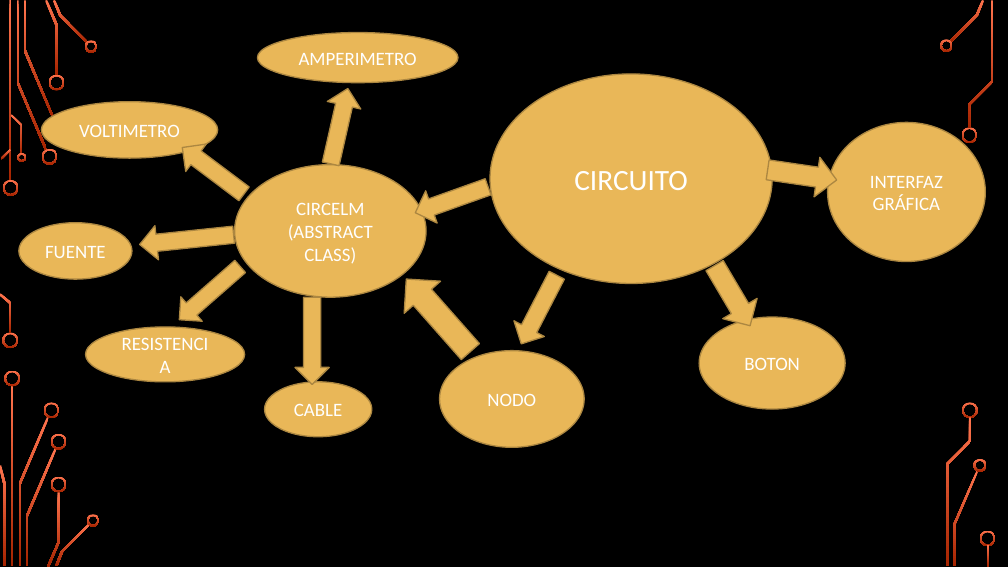
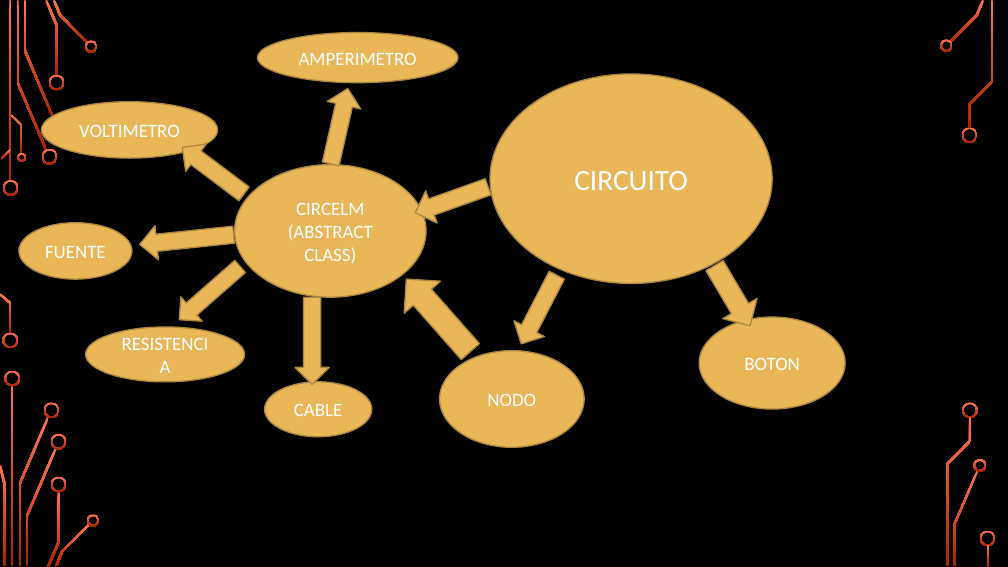
Before and after one commit to tvcastillod/Simulador-de-Circuitos, a slide deck: slide 19 of Circuito/Simulador de circuitos.pptx. Drawn at 1008x567 pixels with LibreOffice and Linux fonts; fonts in the diff are those of the drawing; background and template pictures are left out. Boxes give left, top, right and bottom in pixels: in the first picture for what was removed or moved away, otherwise in the second. Text is boxed around its words. In the diff, an @@ line names an element or a change of style, - is before the commit and + after.

Commit message:
updt5

```diff
--- a/Circuito/Simulador de circuitos.pptx
+++ b/Circuito/Simulador de circuitos.pptx
@@ ellipse removed at <box>828,123,986,262</box> @@
-INTERFAZ
-GRÁFICA
@@ right arrow removed at <box>765,150,840,200</box> @@
```
